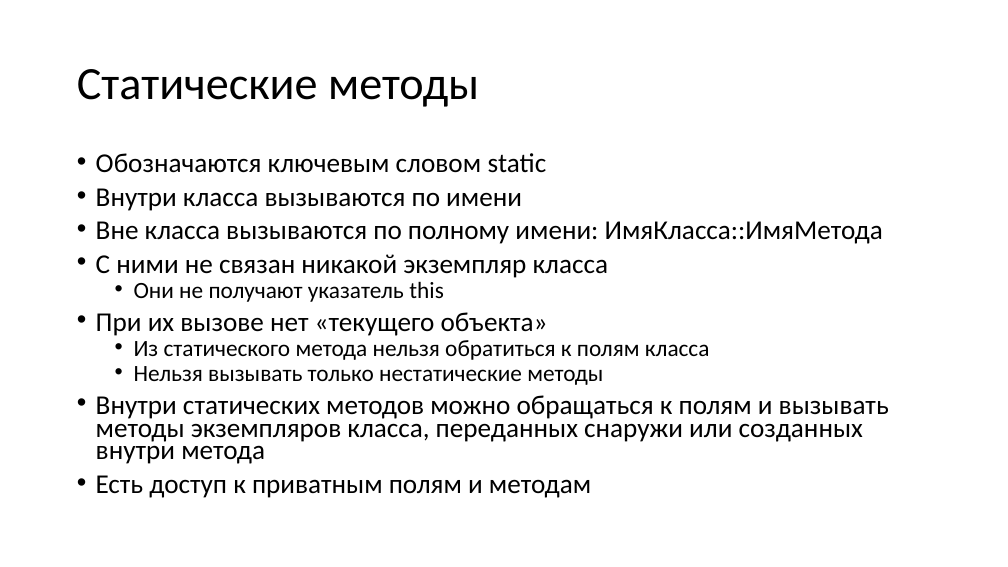
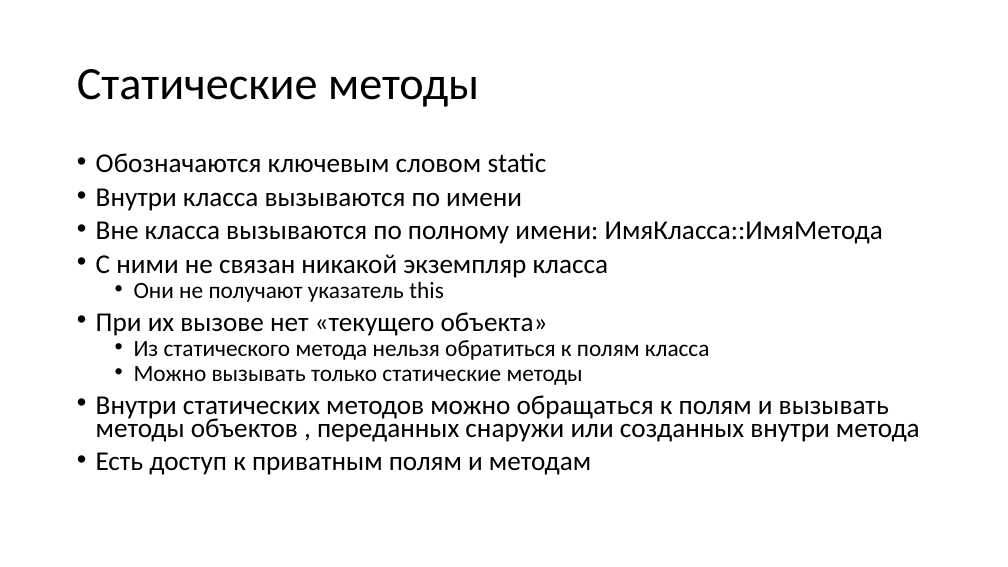
Before and after one commit to alexey-malov/oop, a slide deck: slide 145 of lectures/02/Основы ООП.pptx (slide 143 before the commit). Drawn at 1008x567 pixels with LibreOffice and Linux fonts; fonts in the diff are those of the drawing. Boxes give left, top, right and bottom in pixels: in the first picture for what was removed or moved away, otherwise in the second. Text is boxed around its words. In the diff, an @@ line names an element or a change of style, - is before the commit and + after.

```diff
--- a/lectures/02/Основы ООП.pptx
+++ b/lectures/02/Основы ООП.pptx
@@ text at [96,366,920,442]: text changed @@
-  • Нельзя вызывать только нестатические методы
-• Внутри статических методов можно обращаться к полям и вызывать методы экземпляров класса, переданных снаружи или созданных внутри метода
+  • Можно вызывать только статические методы
+• Внутри статических методов можно обращаться к полям и вызывать методы объектов , переданных снаружи или созданных внутри метода
```
Also in this commit, not shown: 3 other slides changed, 2 slides added, 7 other files.
